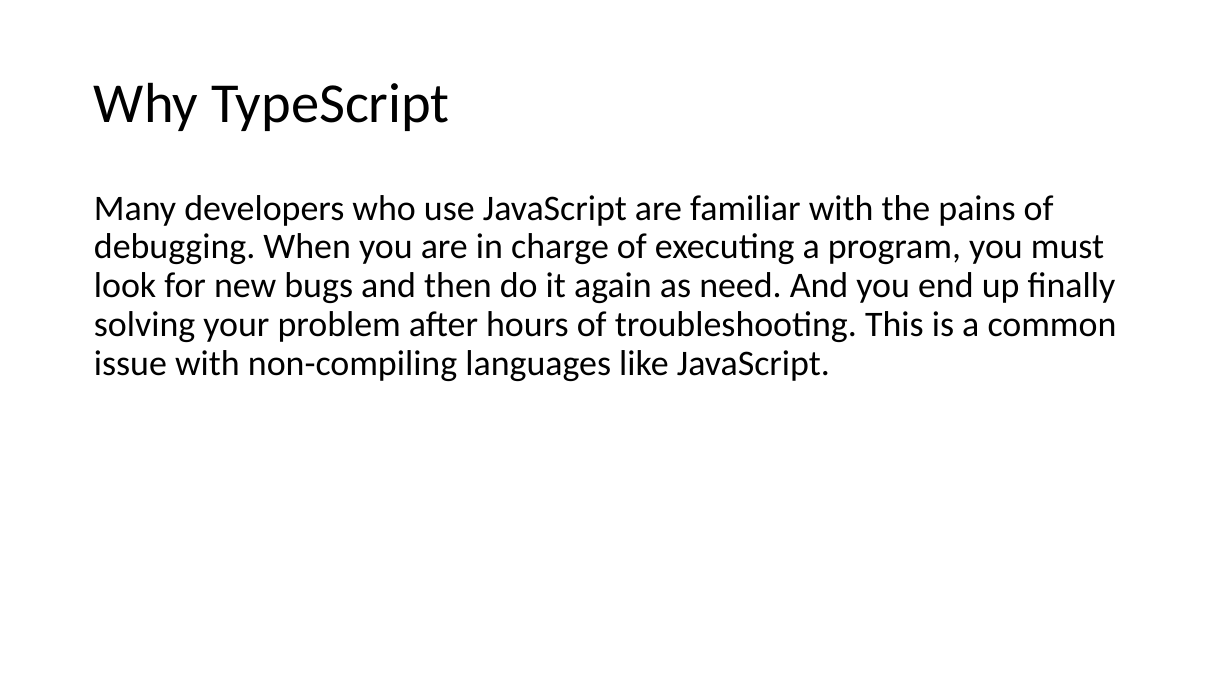
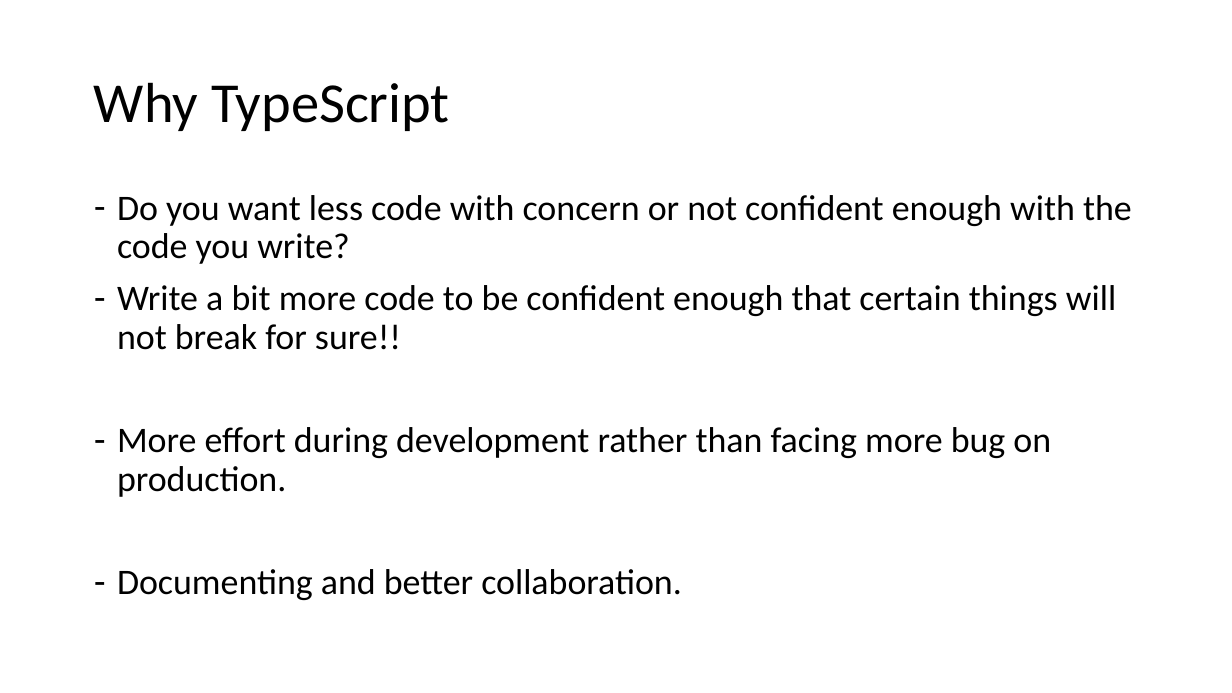
Before and after one commit to MehediKinesso50200/advance-typescript, a slide deck: slide 3 of advance-typescript.pptx. Drawn at 1232x693 pixels with LibreOffice and Linux fonts; fonts in the diff are those of the drawing. Boxes give left, top, right and bottom in pixels: in the first picture for what was removed or moved away, otherwise in the second. Text is boxed around its words. In the diff, an @@ line names an element or a change of style, - is before the commit and + after.

```diff
--- a/advance-typescript.pptx
+++ b/advance-typescript.pptx
@@ text at (x1=117, y1=195, x2=1132, y2=600): text changed @@
-Many developers who use JavaScript are familiar with the pains of debugging. When you are in charge of executing a program, you must look for new bugs and then do it again as need. And you end up finally solving your problem after hours of troubleshooting. This is a common issue with non-compiling languages like JavaScript.
+– Do you want less code with concern or not confident enough with the code you write?
+– Write a bit more code to be confident enough that certain things will not break for sure!!
+– More effort during development rather than facing more bug on production.
+– Documenting and better collaboration.
```
Also in this commit, not shown: 1 other slide changed, 3 other files.
